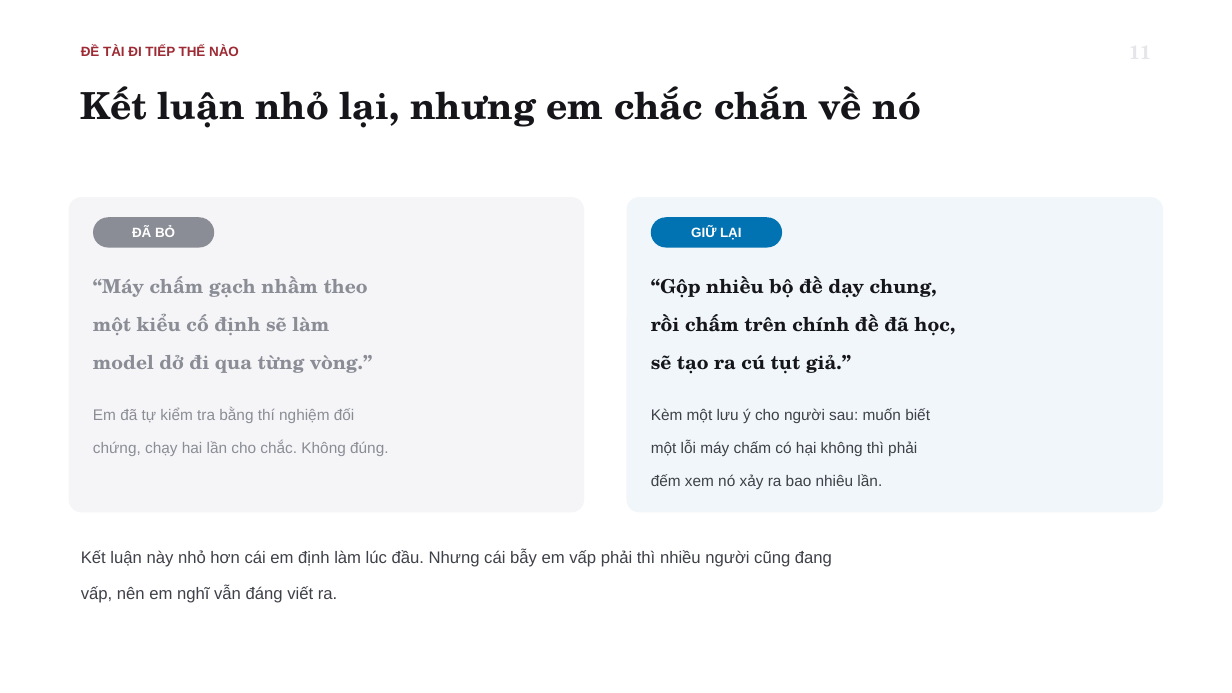
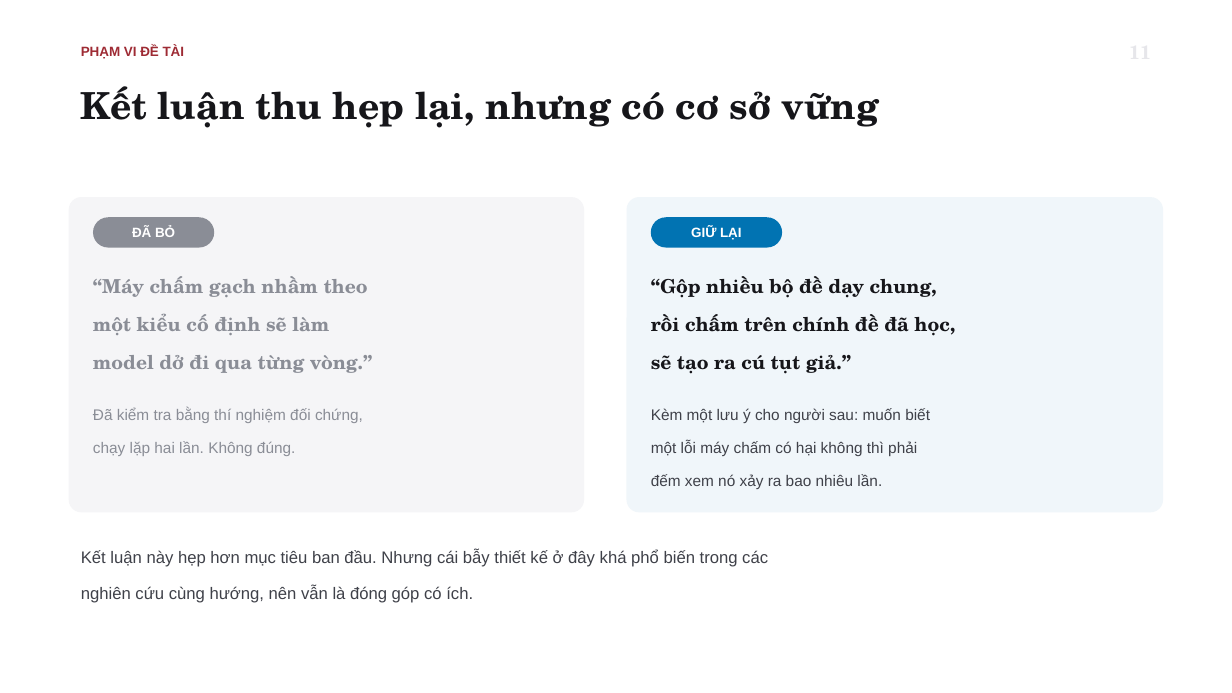
Before and after one commit to tsan2711/DACNTT_2026, a slide deck: slide 13 of BaoCaoTienDo_Tuan1-3_52300057_52300006.pptx. Drawn at 1232x693 pixels with LibreOffice and Linux fonts; fonts in the diff are those of the drawing. Boxes give left, top, right and bottom in pixels: in the first picture for what was removed or moved away, otherwise in the second. Text is boxed around its words. In the diff, an @@ line names an element or a change of style, - is before the commit and + after.

```diff
--- a/BaoCaoTienDo_Tuan1-3_52300057_52300006.pptx
+++ b/BaoCaoTienDo_Tuan1-3_52300057_52300006.pptx
@@ text at (81,46,185,59): text changed @@
-ĐỀ TÀI ĐI TIẾP THẾ NÀO
+PHẠM VI ĐỀ TÀI
@@ text at (81,86,879,128): text changed @@
-Kết luận nhỏ lại, nhưng em chắc chắn về nó
+Kết luận thu hẹp lại, nhưng có cơ sở vững
@@ text at (93,408,363,456): text changed @@
-Em đã tự kiểm tra bằng thí nghiệm đối
-chứng, chạy hai lần cho chắc. Không đúng.
+Đã kiểm tra bằng thí nghiệm đối chứng,
+chạy lặp hai lần. Không đúng.
@@ text at (81,549,768,603): text changed @@
-Kết luận này nhỏ hơn cái em định làm lúc đầu. Nhưng cái bẫy em vấp phải thì nhiều người cũng đang
-vấp, nên em nghĩ vẫn đáng viết ra.
+Kết luận này hẹp hơn mục tiêu ban đầu. Nhưng cái bẫy thiết kế ở đây khá phổ biến trong các
+nghiên cứu cùng hướng, nên vẫn là đóng góp có ích.
```
Also in this commit, not shown: 15 other slides changed, 1 slide added, 2 other files.
